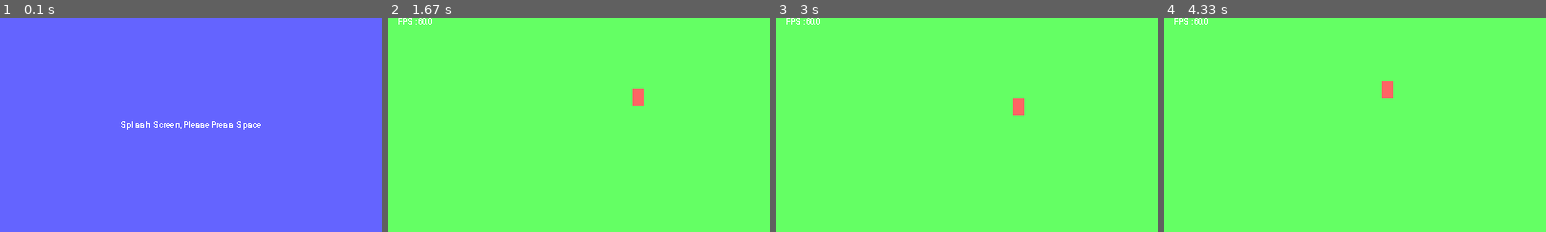
Above: before the commit, frames 1-4 (left to right).
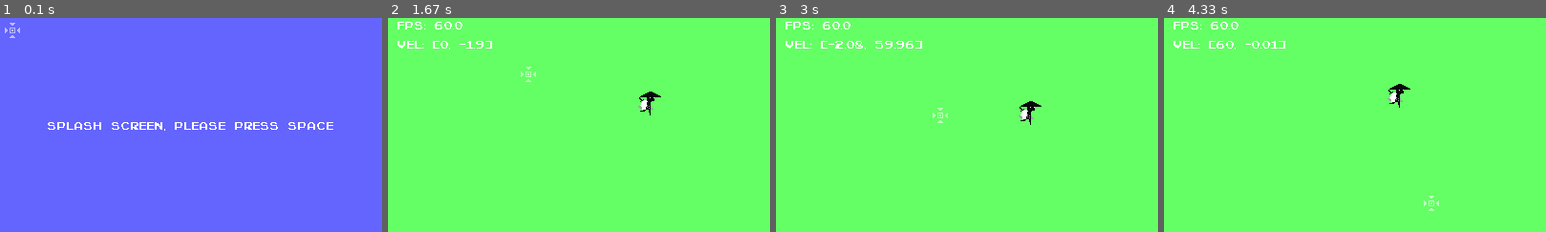
Above: after the commit, the same moments.

Repository: siabard/pygame_arpg
Game: pygame game, started from game.py
Two runs of this game, one before a commit and one after it. Both use one fixed random seed, a clock stepped at 60 frames per second and the inputs below.
Inputs (mouse positions are in pixels of both pictures, inside the frame that each line leads up to):
- Up to frame 1 (0.1 s): no input
- Up to frame 2 (1.67 s): tap Space at 0.33 s; hold Right 0.67-1.13 s; move the mouse to (617, 172) at 0.7 s; hold Up 1.17-1.47 s; move the mouse to (586, 54) at 1.2 s; press the mouse at (525, 80) at 1.53 s; move the mouse to (521, 67) at 1.63 s
- Up to frame 3 (3 s): release the mouse at (905, 54) at 1.77 s; hold Right 1.83-2.3 s; click (1089, 52) at 1.92 s; hold Left 2.33-2.87 s; click (1089, 65) at 2.42 s; hold Down from 2.9 s (still down); click (932, 107) at 2.98 s
- Up to frame 4 (4.33 s): release Down at 3.2 s; hold Left 3.23-3.63 s; click (1270, 84) at 3.32 s; hold Up 3.67-4.03 s; click (1339, 199) at 3.75 s; hold Right from 4.07 s (still down); click (1423, 195) at 4.15 s

The runs differ from the first frame. In frame 1, 1.2% of the frame differs, in the area x 1-88%, y 2-53%; in frame 2, 1.1%; in frame 3, 1.3%, in the area x 2-70%, y 0-50%; in frame 4, 1.2%.

Commit message:
플레이어 애니메이션

Diff:
--- a/characters.py
+++ b/characters.py
@@ -7,14 +7,31 @@
     self.game = game
     self.scene = scene
     self.name = name
-    self.image = pygame.Surface((TILESIZE, TILESIZE * 1.5))
-    self.image.fill(COLORS['red'])
+    self.frame_index = 0
+    self.import_images(f'assets/characters/{self.name}/')
+    self.image = self.animations['idle'][self.frame_index]
     self.rect = self.image.get_frect(topleft = pos)
     self.speed = 60
     self.force = 2000
     self.acc = vec()
     self.vel = vec()
     self.fric = -15
+
+  def import_images(self, path):
+    self.animations = self.game.get_animations(path)
+    for animation in self.animations.keys():
+      full_path = path + animation
+      self.animations[animation] = self.game.get_images(full_path)
+
+  def animate(self, state, fps, loop=True):
+    self.frame_index += fps
+    if self.frame_index >= len(self.animations[state]):
+      if loop:
+        self.frame_index = 0
+      else:
+        self.frame_index = min(self.frame_index, len(self.animations[state]) - 1)
+
+    self.image = self.animations[state][int(self.frame_index)]
 
   def physics(self, dt):
     self.acc.x += self.vel.x * self.fric
@@ -31,6 +48,10 @@
 
   def update(self, dt):
     self.physics(dt)
+    if self.vel.magnitude() < 1:
+      self.animate('idle', 15 * dt)
+    else:
+      self.animate('run', 15 * dt)
 
   def draw(self, screen):
     pass
@@ -56,4 +77,4 @@
 
   def update(self, dt):
     self.movement()
-    self.physics(dt)
+    super().update(dt)
--- a/game.py
+++ b/game.py
@@ -1,4 +1,5 @@
 import pygame, sys
+import os
 
 from settings import *
 from state import *
@@ -90,6 +91,19 @@
         elif event.button == 2:
           INPUTS['scroll_down'] = False
 
+  def get_images(self, path):
+    images = []
+    for file_name in os.listdir(path):
+      if file_name.endswith('.png'):
+        images.append(pygame.image.load(path + '/' + file_name).convert_alpha())
+    return images
+
+  def get_animations(self, path):
+    animations = {}
+    for file_name in os.listdir(path):
+      animations.update({file_name: self.get_images(path + file_name)})
+    return animations
+
   def reset_inputs(self):
     for key in INPUTS:
       INPUTS[key] = False
@@ -100,6 +114,7 @@
       self.get_input()
       self.update(dt)
       self.draw()
+      self.custom_cursor(self.screen)
       pygame.display.update()
 
   def update(self, dt):
@@ -108,6 +123,13 @@
   def draw(self):
     self.states[-1].draw(self.screen)
 
+  def custom_cursor(self, screen):
+    pygame.mouse.set_visible(False)
+    cursor_img = pygame.image.load('assets/cursor.png').convert_alpha()
+    cursor_img.set_alpha(150)
+    cursor_rect = cursor_img.get_rect(center=pygame.mouse.get_pos())
+    screen.blit(cursor_img, cursor_rect.center)
+
 if __name__ == '__main__':
   game = Game()
   game.loop()
--- /dev/null
+++ b/license/pixel_emulator_license.txt
@@ -0,0 +1,47 @@
+Shareware/ Font License
+
+Pixel Sagas Freeware Fonts EULA (End User License Agreement) and Software Inclusion Agreement
+
+"Purchaser" and "User" may be used interchangeably in this agreement.
+
+"Pixel Sagas" and "Neale Davidson" may be used interchangeably in this agreement. These all refer to the intellectual and legal property of Neale Davidson.
+
+Usage
+
+Pixel Saga's Shareware Fonts are free to use for personal, non-commercial purposes. No payment is necessary to use Pixel Saga's Freeware Fonts for personal use, and there is no limit to the amount of prints, pages, or other medium to be produced using them. However, you cannot offer the font for commercial sale, or offer for direct download. The inclusion othe font name and/or site URL in the credits or documentation when it is used is appreciated, but this is not mandatory.
+
+Payment
+
+Payment is not required for the use of Pixel Saga's Shareware Fonts. Commercial use requires a modest fee which can be paid through the pixelsagas.com web site through Paypal.com's services. The transaction receipt for any shareware "commercial license" purchase will suffice as proof of license.
+
+Support
+
+Font installation help is available at http://www.pixelsagas.com. If you experience problems with any Pixel Saga's Freeware font (such as spacing issues or missing characters), please verify that you have the correct and current version of the fonts. In the case of Freeware fonts, downloading the font directly from the Pixel Sagas site will ensure that the font files have not been altered.
+
+Software Inclusion Agreement
+
+Pixel Saga's software products are protected by copyright laws and International copyright treaties, as well as other intellectual property laws and treaties. All Pixel Saga's software products are licensed, not sold.
+
+1) GRANT OF LICENSE
+
+This document grants the user the following rights:
+
+Installation and Use. The user may install and use an unlimited number of copies of the software product. The user may not offer Pixel Sagas freeware fonts for direct download unless the user has received explicit, written permission from Neale Davidson. Otherwise please direct users to the http://www.pixelsagas.com website. Pixel Sagas freeware fonts may, however, be embedded for web, publication, or general software use.
+
+2) WARRANTIES
+
+None
+
+Pixel Sagas expressly disclaims any warranty for the software product. The software product and any related documentation is provided "as is" without warranty of any kind, either express or implied, including, without limitation, the implied warranties or merchantability, fitness for a particular purpose, or non-infringement. The entire risk arising out of use or performance of the software product remains with the user.
+
+No Liability For Consequential Damages.
+
+In no event shall Neale Davidson or Pixel Sagas be liable for any damages whatsoever (including, without limitation, damages for loss of business profits, business interruption, loss of business information, or any other pecuniary loss) arising out of the use of or inability to use this product, even if Pixel Sagas has been advised of the possibility of such damages.
+
+3) MISCELLANEOUS
+
+Should the user have any questions concerning this document or you desire to contact Neale Davidson for any reason, please email jaynz@pixelsagas.com .
+
+Governing Law
+
+This agreement is governed by and subject to the laws of the United States of America.
--- a/settings.py
+++ b/settings.py
@@ -3,7 +3,7 @@
 
 WIDTH, HEIGHT = 400, 224
 TILESIZE = 12
-FONT = 'assets/homespun.ttf'
+FONT = 'assets/pixel_emulator.ttf'
 
 # Dictionary for key bindings
 INPUTS = {
--- a/state.py
+++ b/state.py
@@ -51,8 +51,8 @@
     screen.fill(COLORS['green'])
     self.drawn_sprites.draw(screen)
     self.debugger([
-      str('FPS :' + str(round(self.game.clock.get_fps(), 2))),
-
+      str('FPS: ' + str(round(self.game.clock.get_fps(), 2))),
+      str('Vel: ' + str(round(self.player.vel, 2)))
     ])
 
   def debugger(self, debug_list):
Binary file added: assets/characters/player/attack/0.png
Binary file added: assets/characters/player/attack/1.png
Binary file added: assets/characters/player/attack/2.png
Binary file added: assets/characters/player/attack/3.png
Binary file added: assets/characters/player/attack/4.png
Binary file added: assets/characters/player/attack_2/0.png
Binary file added: assets/characters/player/attack_2/1.png
Binary file added: assets/characters/player/attack_2/2.png
Binary file added: assets/characters/player/attack_2/3.png
Binary file added: assets/characters/player/attack_2/4.png
Binary file added: assets/characters/player/build_up/00.png
Binary file added: assets/characters/player/build_up/01.png
(and 115 more such lines)
